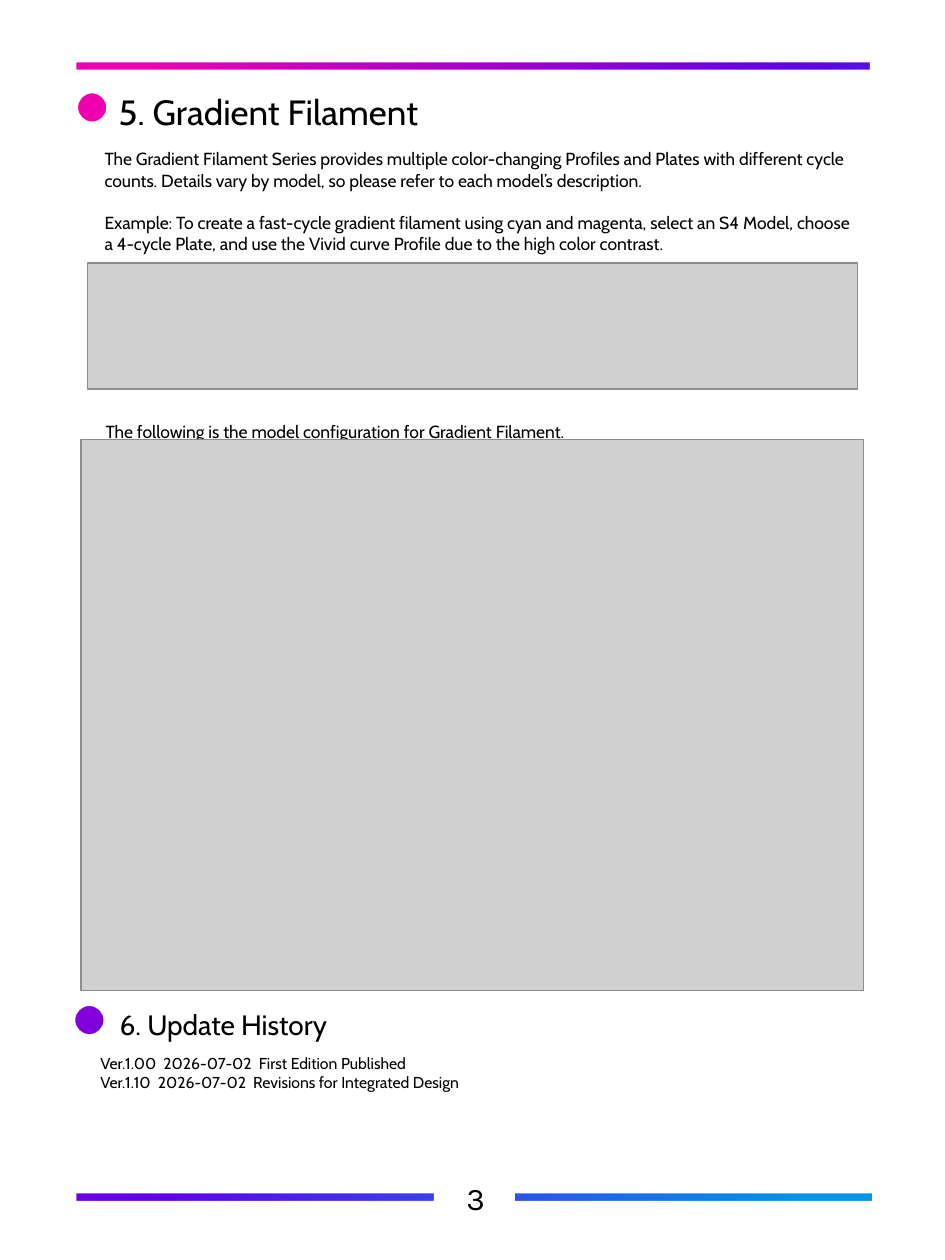
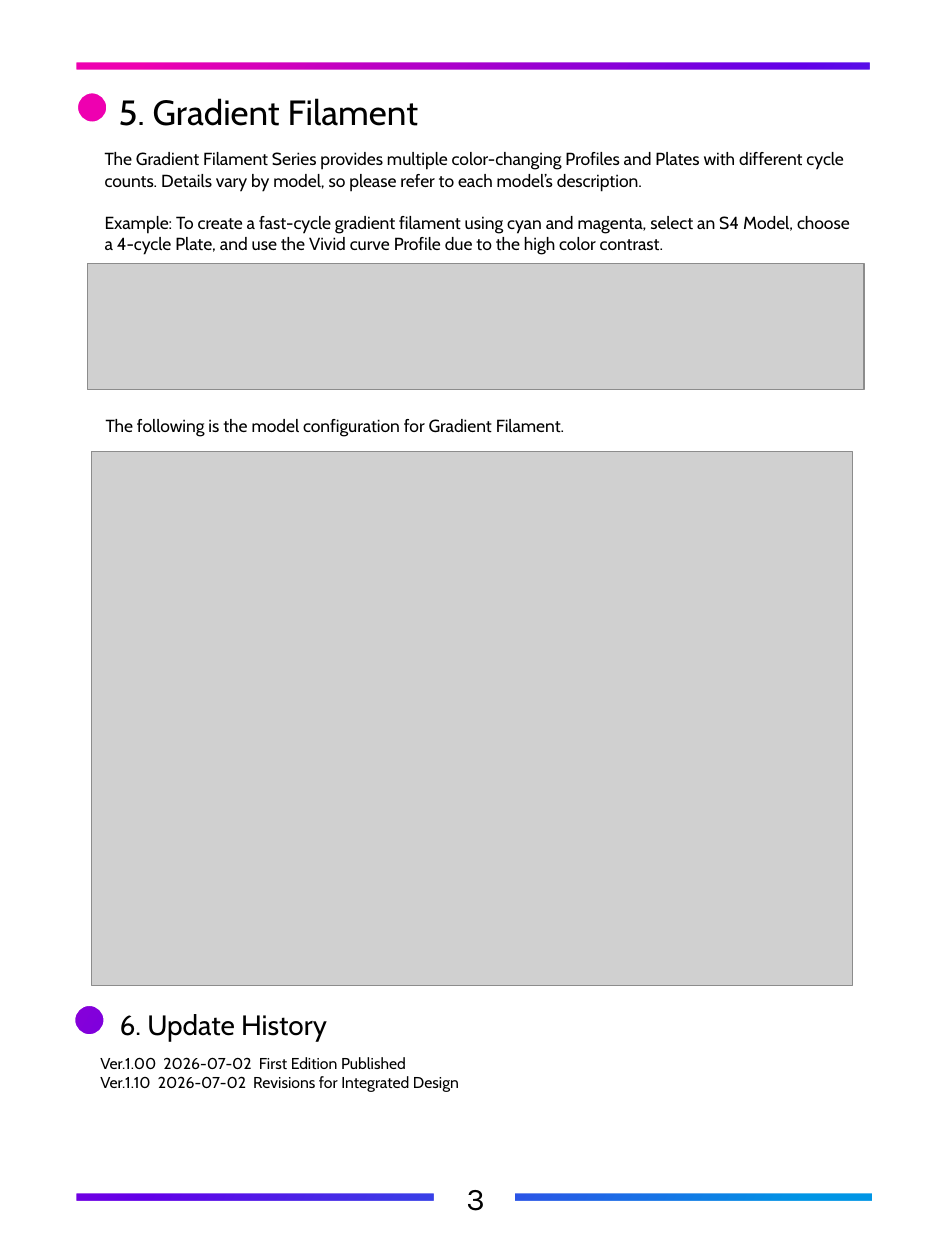
Before and after one commit to FlexChromaHQ/FlexChroma, a slide deck: slide 7 of Documents/Original/FlexChroma_Tour_Guide_EN.pptx. Drawn at 945x1260 pixels with LibreOffice and Linux fonts; fonts in the diff are those of the drawing; grey boxes stand for pictures. Boxes give left, top, right and bottom in pixels: in the first picture for what was removed or moved away, otherwise in the second. Text is boxed around its words. In the diff, an @@ line names an element or a change of style, - is before the commit and + after.

```diff
--- a/Documents/Original/FlexChroma_Tour_Guide_EN.pptx
+++ b/Documents/Original/FlexChroma_Tour_Guide_EN.pptx
@@ picture: place and size @@
-picture at (87,263,857,389)
+picture at (87,263,863,391)
@@ text "The following is the model ...": place and size @@
-text "The following is the model ..." at (106,424,564,440)
+text "The following is the model ..." at (106,419,564,436)
@@ picture: place and size @@
-picture at (81,440,863,992)
+picture at (92,451,853,985)
```
Also in this commit, not shown: 2 other slides changed, 3 other files.
